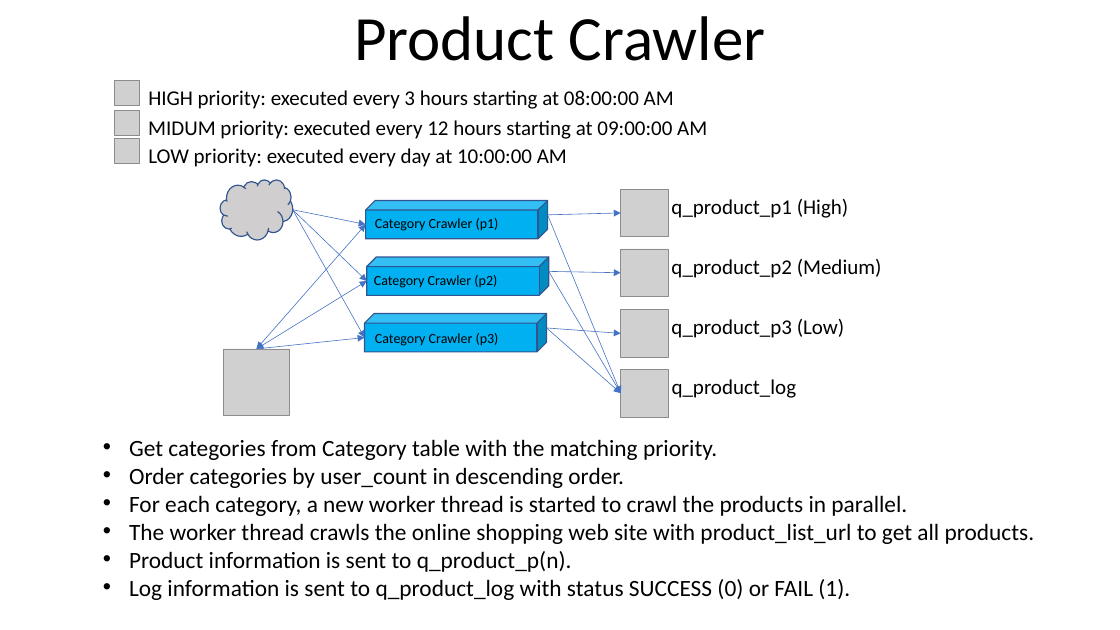
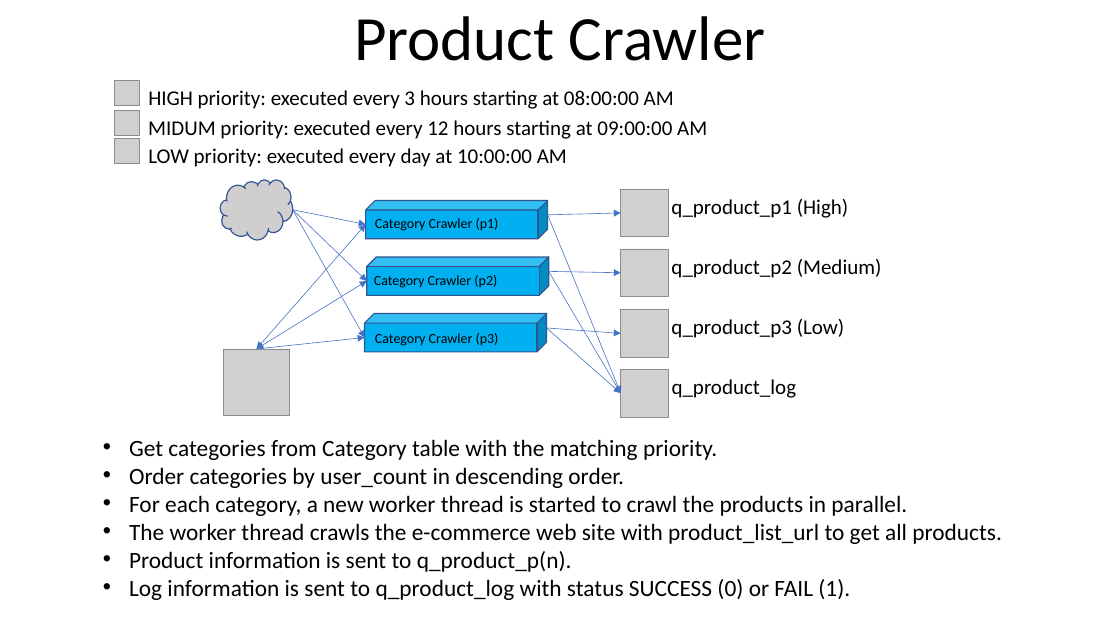
Before and after one commit to youhusky/price-monitoring-system, a slide deck: slide 7 of PriceMonitoringDesign.pptx. Drawn at 1120x630 pixels with LibreOffice and Linux fonts; fonts in the diff are those of the drawing; grey boxes stand for pictures. Boxes give left, top, right and bottom in pixels: in the first picture for what was removed or moved away, otherwise in the second. Text is boxed around its words. In the diff, an @@ line names an element or a change of style, - is before the commit and + after.

Commit message:
Update wording of pptx

```diff
--- a/PriceMonitoringDesign.pptx
+++ b/PriceMonitoringDesign.pptx
@@ text at box(129, 523, 1002, 544): text changed @@
-• The worker thread crawls the online shopping web site with product_list_url to get all products.
+• The worker thread crawls the e-commerce web site with product_list_url to get all products.
```
Also in this commit, not shown: 3 other slides changed.
